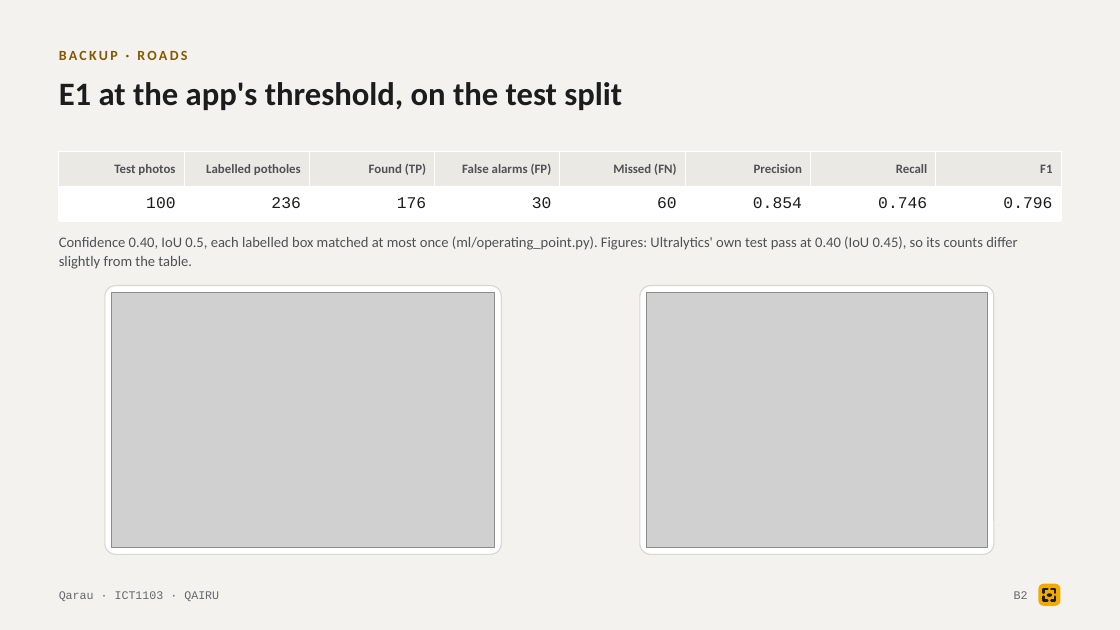
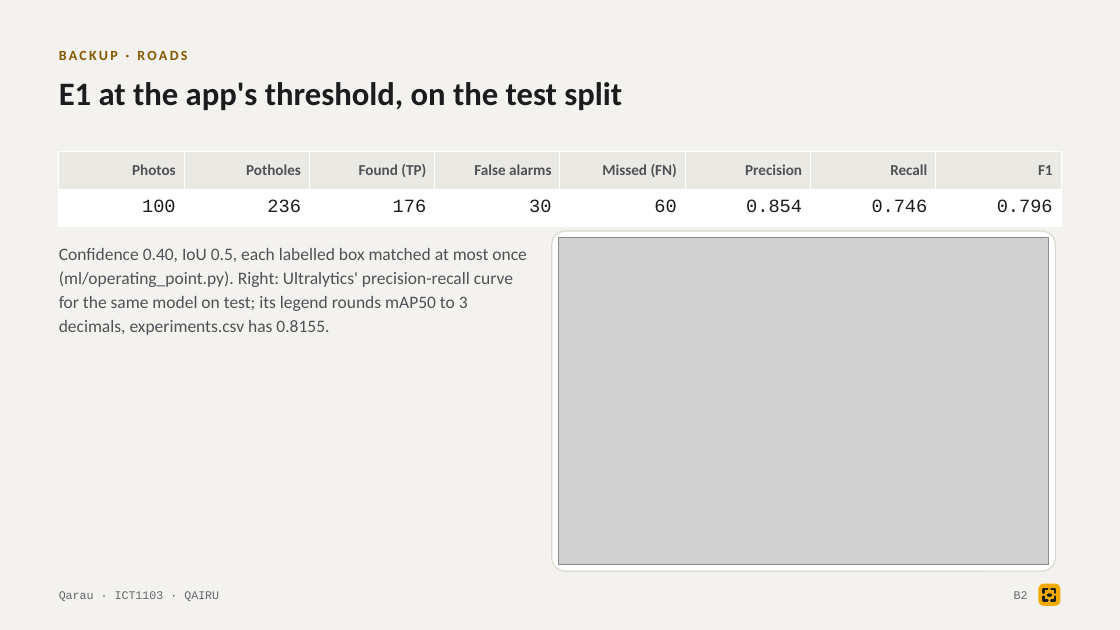
Before and after one commit to tairqaldy/jolscan-ict-final-1st-trimester, a slide deck: slide 14 of docs/deck/qarau-defense-deck.pptx. Drawn at 1120x630 pixels with LibreOffice and Linux fonts; fonts in the diff are those of the drawing; grey boxes stand for pictures. Boxes give left, top, right and bottom in pixels: in the first picture for what was removed or moved away, otherwise in the second. Text is boxed around its words. In the diff, an @@ line names an element or a change of style, - is before the commit and + after.

```diff
--- a/docs/deck/qarau-defense-deck.pptx
+++ b/docs/deck/qarau-defense-deck.pptx
@@ table at <box>59,151,1060,227</box> @@
-row 1: Test photos | Labelled potholes | Found (TP) | False alarms (FP) | Missed (FN) | Precision | Recall | F1
+row 1: Photos | Potholes | Found (TP) | False alarms | Missed (FN) | Precision | Recall | F1
@@ size 11 to 13 pt in "Found (TP)", "Missed (FN)", "Precision", "Recall" and 1 more places @@
@@ size 14 to 16 pt in "100", "236", "176", "30" and 4 more places @@
@@ rounded rectangle: place and size @@
-rounded rectangle at <box>640,286,994,555</box>
+rounded rectangle at <box>552,231,1056,571</box>
@@ picture: place and size @@
-picture at <box>112,292,495,548</box>
+picture at <box>559,238,1049,565</box>
@@ text at <box>59,248,526,335</box>: text changed; size 12.5 to 15 pt @@
-Confidence 0.40, IoU 0.5, each labelled box matched at most once (ml/operating_point.py). Figures: Ultralytics' own test pass at 0.40 (IoU 0.45), so its counts differ slightly from the table.
+Confidence 0.40, IoU 0.5, each labelled box matched at most once (ml/operating_point.py). Right: Ultralytics' precision-recall curve for the same model on test; its legend rounds mAP50 to 3 decimals, experiments.csv has 0.8155.
@@ rounded rectangle removed at <box>105,286,502,555</box> @@
@@ picture removed at <box>647,292,987,548</box> @@
```
Also in this commit, not shown: 16 other slides changed, 5 other files.
